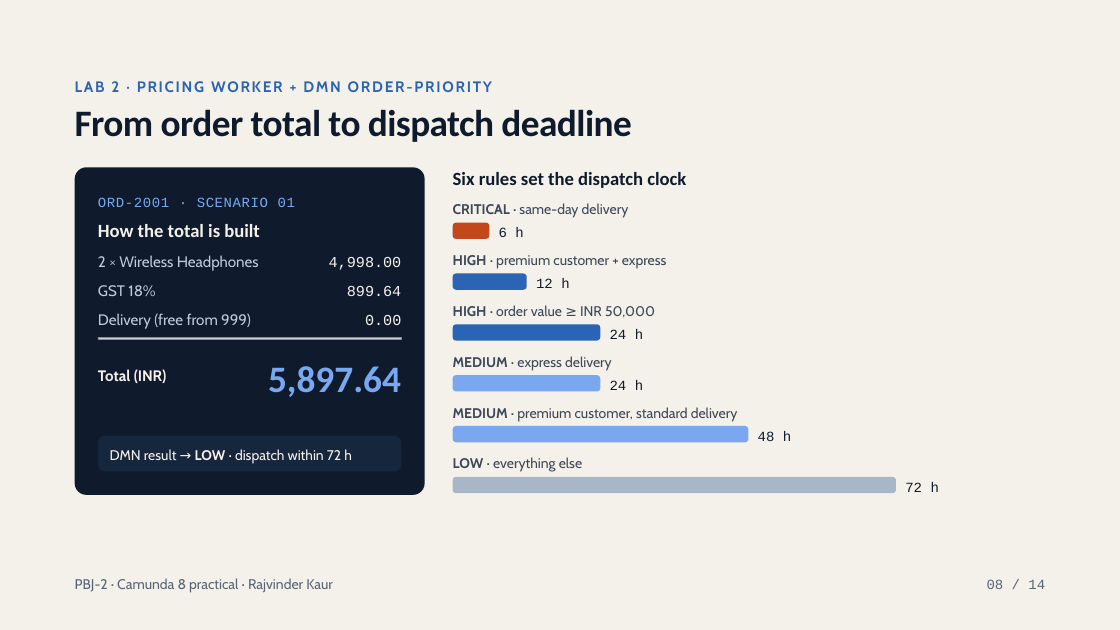
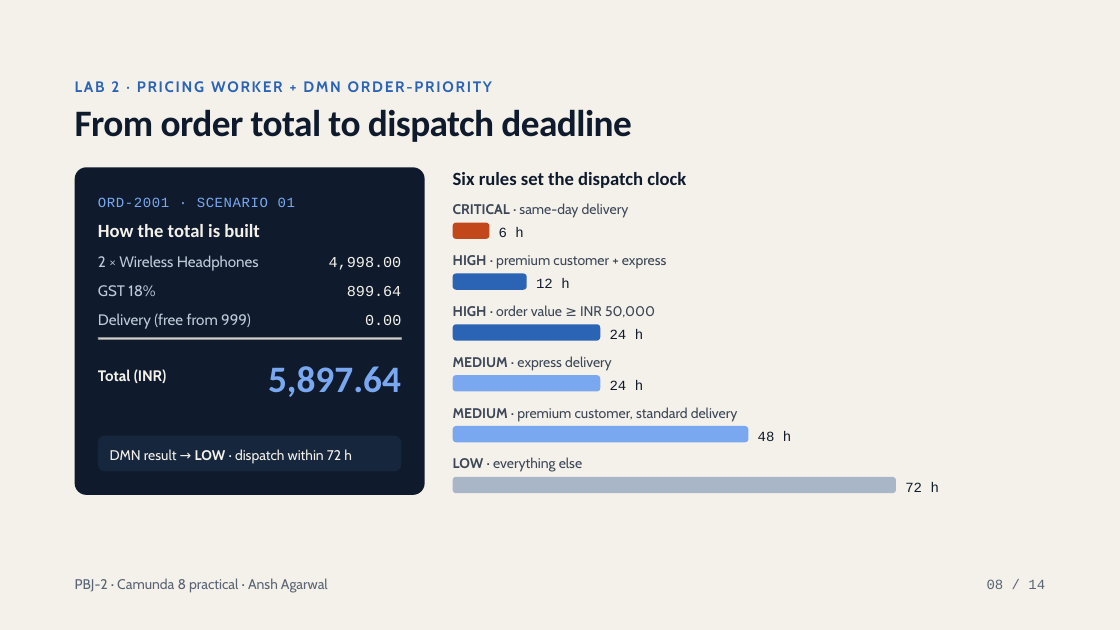
Before and after one commit to anshagarwxl/workflow-automation-engineering, a slide deck: slide 8 of camunda8-practical-labs/presentation/PBJ-2-Camunda-8-Labs.pptx. Drawn at 1120x630 pixels with LibreOffice and Linux fonts; fonts in the diff are those of the drawing; grey boxes stand for pictures. Boxes give left, top, right and bottom in pixels: in the first picture for what was removed or moved away, otherwise in the second. Text is boxed around its words. In the diff, an @@ line names an element or a change of style, - is before the commit and + after.

```diff
--- a/camunda8-practical-labs/presentation/PBJ-2-Camunda-8-Labs.pptx
+++ b/camunda8-practical-labs/presentation/PBJ-2-Camunda-8-Labs.pptx
@@ text at [75, 578, 328, 593]: text changed @@
-PBJ-2 · Camunda 8 practical · Rajvinder Kaur
+PBJ-2 · Camunda 8 practical · Ansh Agarwal
```
Also in this commit, not shown: 12 other slides changed.
